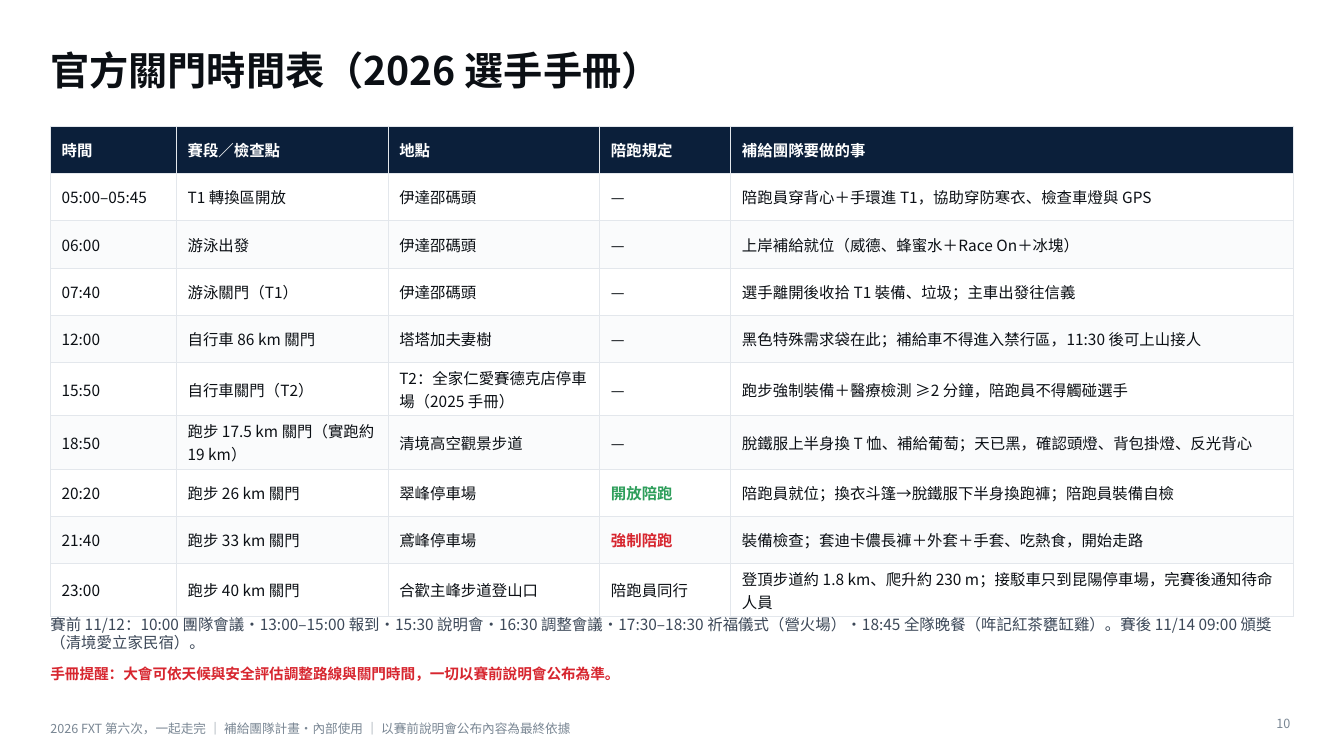
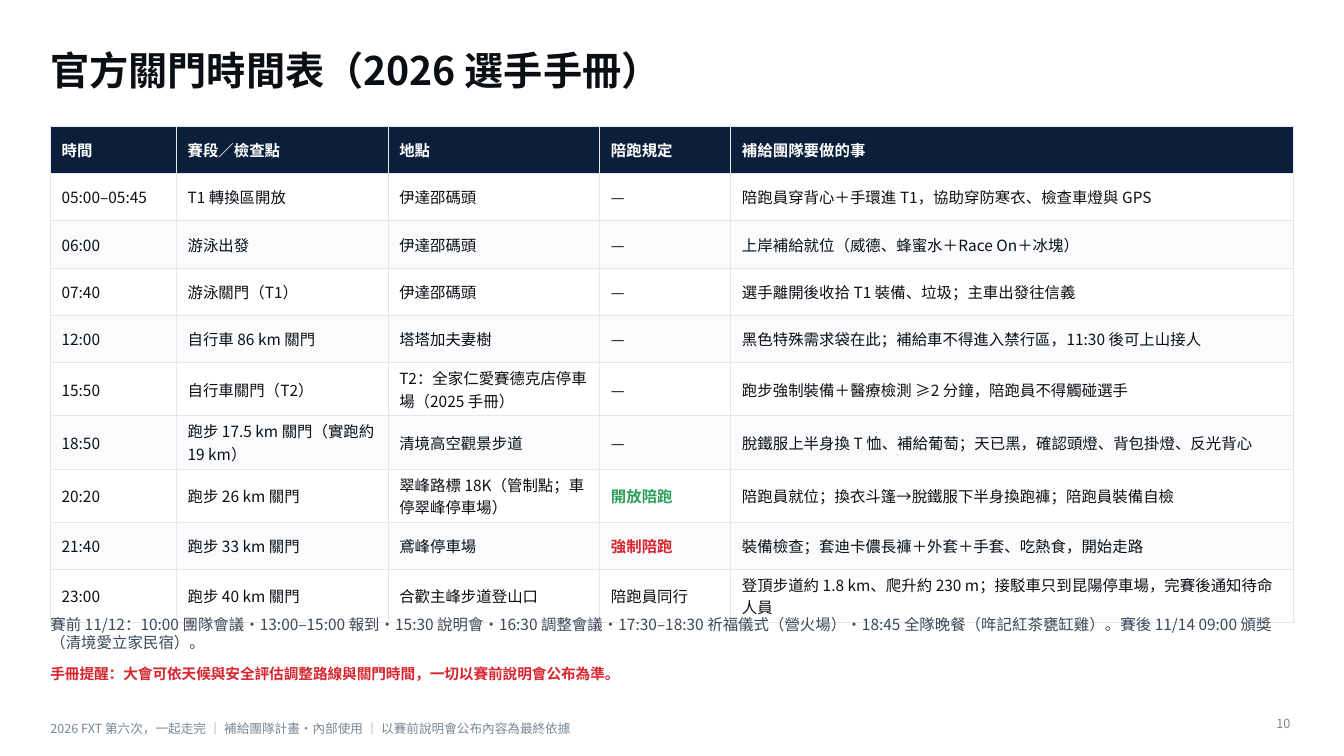
Before and after one commit to powermovebboy-sys/Race-site, a slide deck: slide 10 of deck/2026_FXT_第六次一起走完.pptx. Drawn at 1344x756 pixels with LibreOffice and Linux fonts; fonts in the diff are those of the drawing. Boxes give left, top, right and bottom in pixels: in the first picture for what was removed or moved away, otherwise in the second. Text is boxed around its words. In the diff, an @@ line names an element or a change of style, - is before the commit and + after.

```diff
--- a/deck/2026_FXT_第六次一起走完.pptx
+++ b/deck/2026_FXT_第六次一起走完.pptx
@@ table at <box>50,126,1294,622</box> @@
-row 8, column 3: 翠峰停車場
+row 8, column 3: 翠峰路標 18K（管制點；車停翠峰停車場）
```
Also in this commit, not shown: 3 other slides changed, 3 other files.
